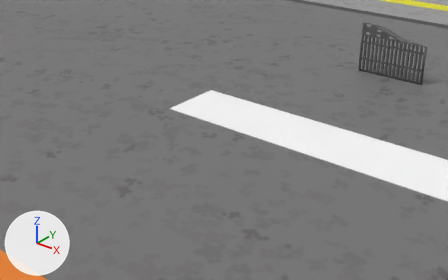
The Blender file Resources/LevelData/GameStage/GameStageGateCheck.blend: old version first, new version second.
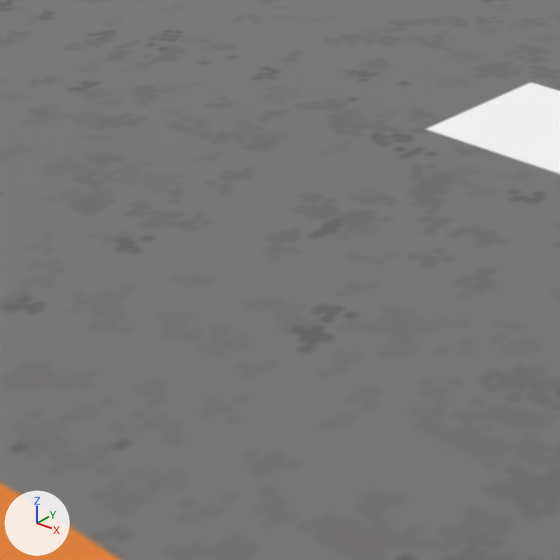
Each version is shown whole from a 50 mm lens placed at (26.14, -8.38, 18.47), pointed at (1.7, 22.17, -0.47), then close up on the part from 0% to 50% of the width and 20% to 100% of the height. Lighting does not change. The marker at lower left points along +X, +Y and +Z.

The scene before the commit, as lines of its bpy script (objects in view):
```python
me_平面_001 = bpy.data.meshes.new('平面.001')
me_平面_001.from_pydata(...)  # 4 vertices, 2 faces; spans x -40.0..40.0, y -40.0..40.0, z 0.0
me_平面_001.materials.append(mat_マテリアル_045)  # picture img_ground_png_002
ob_ground = bpy.data.objects.new('Ground', me_平面_001)
ob_ground.location = (0.0, -0.21, 0.0)
ob_ground.scale = (2.0, 2.0, 2.0)
```
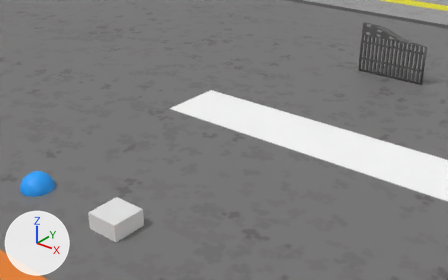
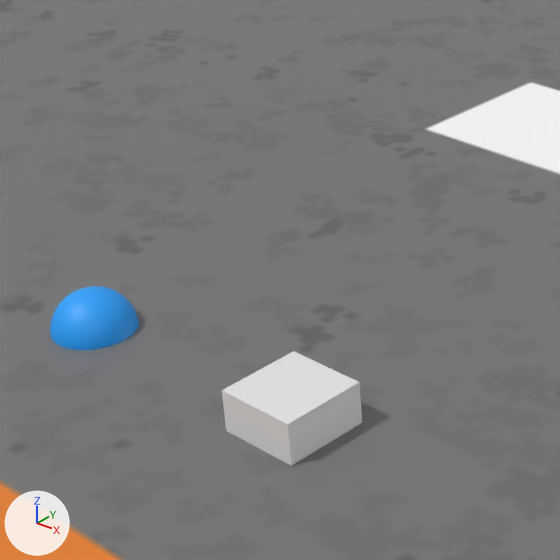
What differs and where, as boxes [x1, y1, x2, y2] in the close-ups (560 x 560 px):
'Cube', added
    after: [222, 351, 362, 466]
'Sphere', added (blue)
    after: [50, 286, 139, 350]

What the commit changed:
Picture 'Sphere.png' (img_sphere_png) is new.
Material 'Material' (mat_material) is new.
Its base color is (0.8, 0.8, 0.8) (white #e7e7e7).
Material 'マテリアル.001' (mat_マテリアル_001) is new.
Its texture is img_sphere_png.
Mesh me_cube is new.
It is a box spanning x -1.0..1.0, y -1.0..1.0, z -1.0..1.0.
It uses material mat_material (its picture is missing).
Mesh me_sphere is new.
It is a UV sphere (32 segments, 16 rings, poles along x) spanning x -1.03..0.97, y -1.02..0.98, z -1.0..1.0.
It uses material mat_マテリアル_001 (picture img_sphere_png).
Object 'Cube' (ob_cube) is new; it shows me_cube.
Its location is (4.49, 9.64, 0.0).
Its rotation in degrees is (90, 0, -180).
Object 'Sphere' (ob_sphere) is new; it shows me_sphere.
Its location is (-2.24, 9.53, 0.0).
Its rotation in degrees is (90, 0, -180).
